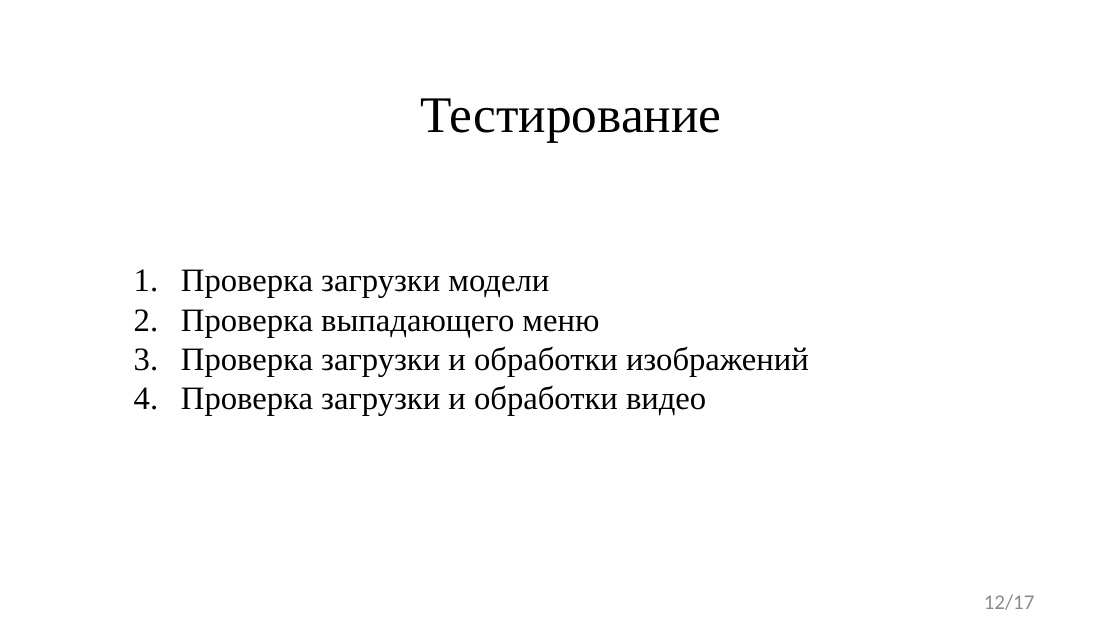
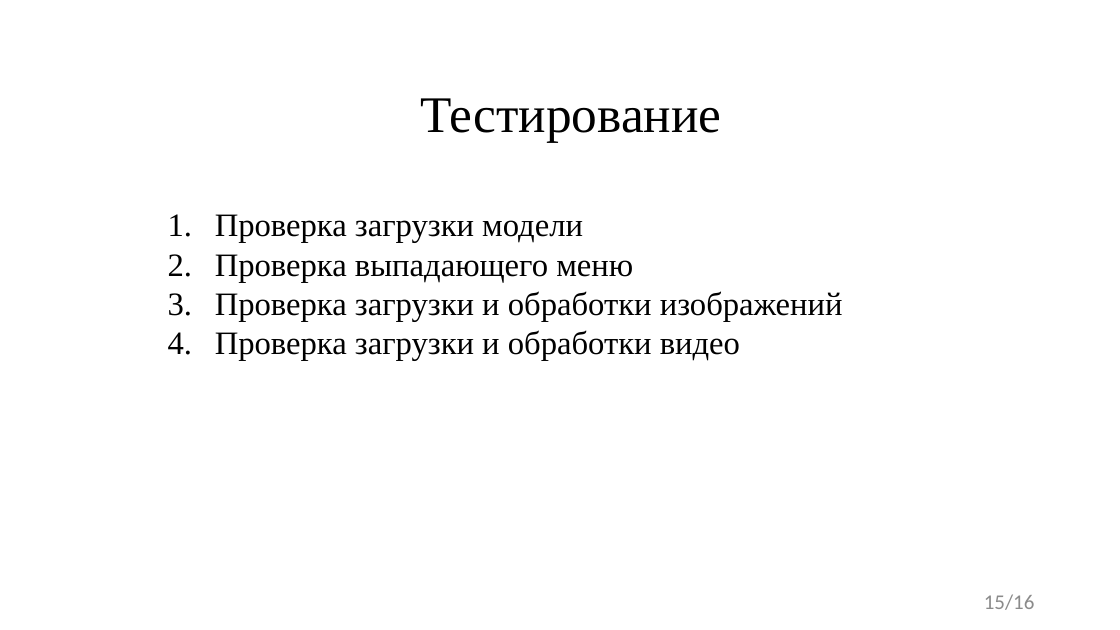
Before and after one commit to FaceMan01/Homework, a slide deck: slide 15 of ВКР/Презентация ВКР.pptx (slide 12 before the commit). Drawn at 1120x630 pixels with LibreOffice and Linux fonts; fonts in the diff are those of the drawing. Boxes give left, top, right and bottom in pixels: in the first picture for what was removed or moved away, otherwise in the second. Text is boxed around its words. In the diff, an @@ line names an element or a change of style, - is before the commit and + after.

```diff
--- a/ВКР/Презентация ВКР.pptx
+++ b/ВКР/Презентация ВКР.pptx
@@ text "Проверка загрузки модели": place and size @@
-text "Проверка загрузки модели" at <box>181,269,809,415</box>
+text "Проверка загрузки модели" at <box>215,214,843,361</box>
@@ page number at <box>984,594,1035,610</box>: text changed @@
-12/17
+15/16
```
Also in this commit, not shown: 3 other slides changed, 9 slides added, 6 slides removed, 2 other files.
